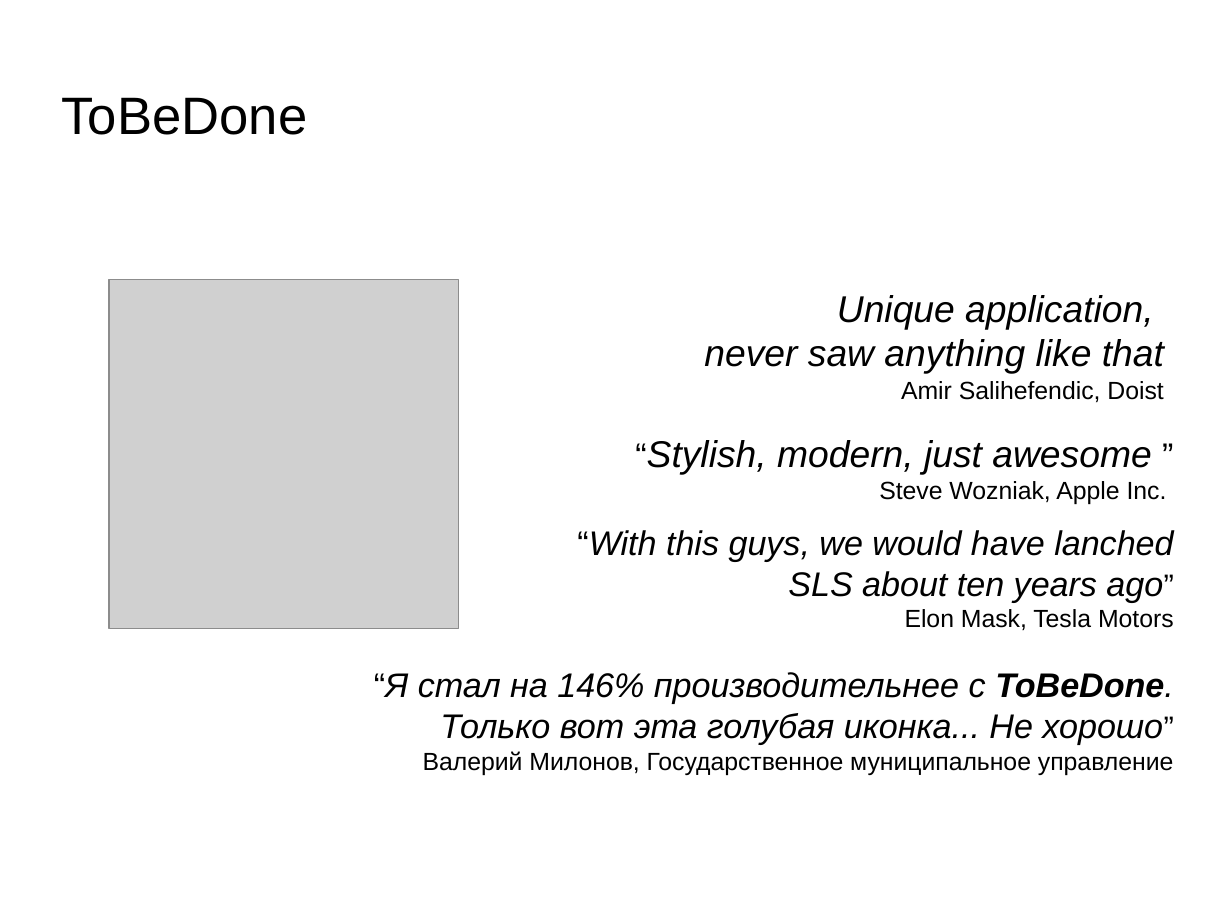
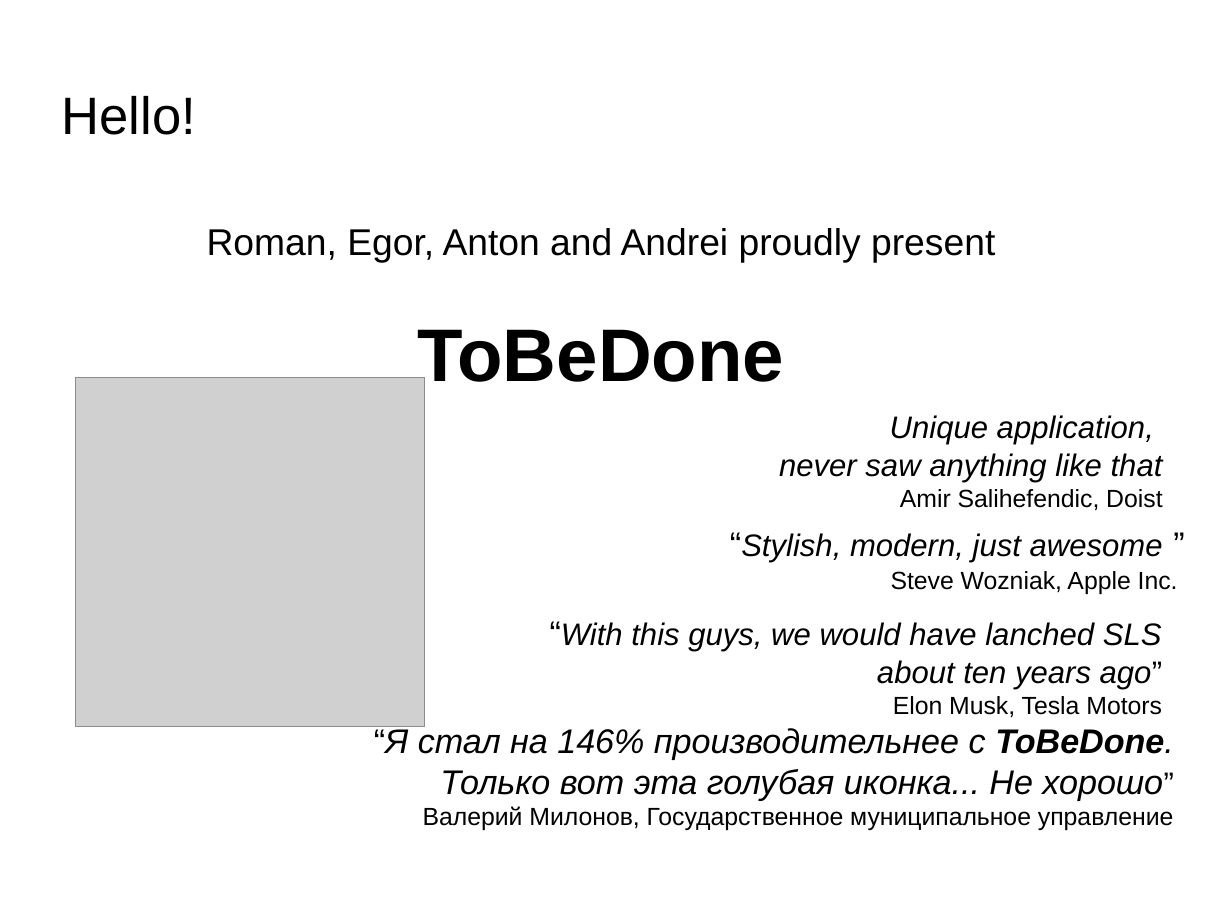
Before and after one commit to AUVMSE/ToBeDone, a slide deck: slide 1 of presentation.odp. Drawn at 1232x924 pixels with LibreOffice and Linux fonts; fonts in the diff are those of the drawing; grey boxes stand for pictures; background and template pictures are left out. Boxes give left, top, right and bottom in pixels: in the first picture for what was removed or moved away, otherwise in the second. Text is boxed around its words. In the diff, an @@ line names an element or a change of style, - is before the commit and + after.

```diff
--- a/presentation.odp
+++ b/presentation.odp
@@ title at bbox=[62, 96, 196, 135]: text changed @@
-ToBeDone
+Hello!
@@ text added at bbox=[207, 228, 995, 395], 24 pt, text #000000 @@
+Roman, Egor, Anton and Andrei proudly present
+ToBeDone
@@ picture: place and size @@
-picture at bbox=[110, 279, 458, 628]
+picture at bbox=[76, 378, 425, 727]
@@ text "Unique application,": place and size @@
-text "Unique application," at bbox=[704, 295, 1164, 403]
+text "Unique application," at bbox=[779, 415, 1163, 511]
@@ text at bbox=[779, 415, 1163, 482]: size 24 to 20 pt in "Unique application,", "never saw anything like that" @@
@@ text "“Stylish, modern, just awesome ”": place and size @@
-text "“Stylish, modern, just awesome ”" at bbox=[647, 440, 1167, 504]
+text "“Stylish, modern, just awesome ”" at bbox=[741, 533, 1178, 594]
@@ text at bbox=[741, 533, 1163, 563]: size 24 to 20 pt in "“Stylish, modern, just awesome" @@
@@ text "“With this guys, we would ...": place and size @@
-text "“With this guys, we would ..." at bbox=[577, 530, 1174, 630]
+text "“With this guys, we would ..." at bbox=[561, 622, 1163, 718]
@@ text at bbox=[561, 622, 1163, 689]: size 22 to 20 pt in "“With this guys, we would have lanched ..." @@
@@ text at bbox=[893, 696, 1162, 718]: text changed @@
-Elon Mask, Tesla Motors
+Elon Musk, Tesla Motors
@@ text "“Я стал на 146% производительнее ...": place and size @@
-text "“Я стал на 146% производительнее ..." at bbox=[374, 672, 1174, 775]
+text "“Я стал на 146% производительнее ..." at bbox=[374, 725, 1174, 830]
```
Also in this commit, not shown: 7 slides added.
